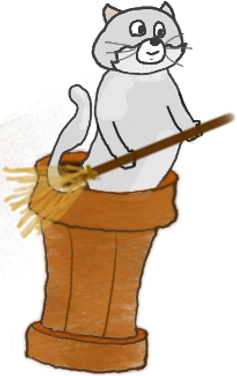
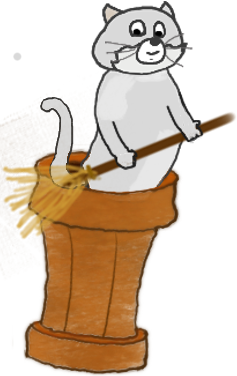
The second 237px x 376px image is a revision of the first. Changes to its layers:
moved "руки1" above "руки2" over (x1=57, y1=84, x2=203, y2=195)
painted on "пятна" over (x1=13, y1=18, x2=185, y2=195)
showed "глаза2" over (x1=129, y1=18, x2=171, y2=39)
added layer "хвост2" above "хвост1" over (x1=13, y1=18, x2=203, y2=195)
painted on "cat Merged" over (x1=13, y1=18, x2=203, y2=195)
painted on "Копия stupa Сведено" over (x1=40, y1=84, x2=185, y2=195)
painted on "stupa Сведено" over (x1=46, y1=133, x2=185, y2=195)
